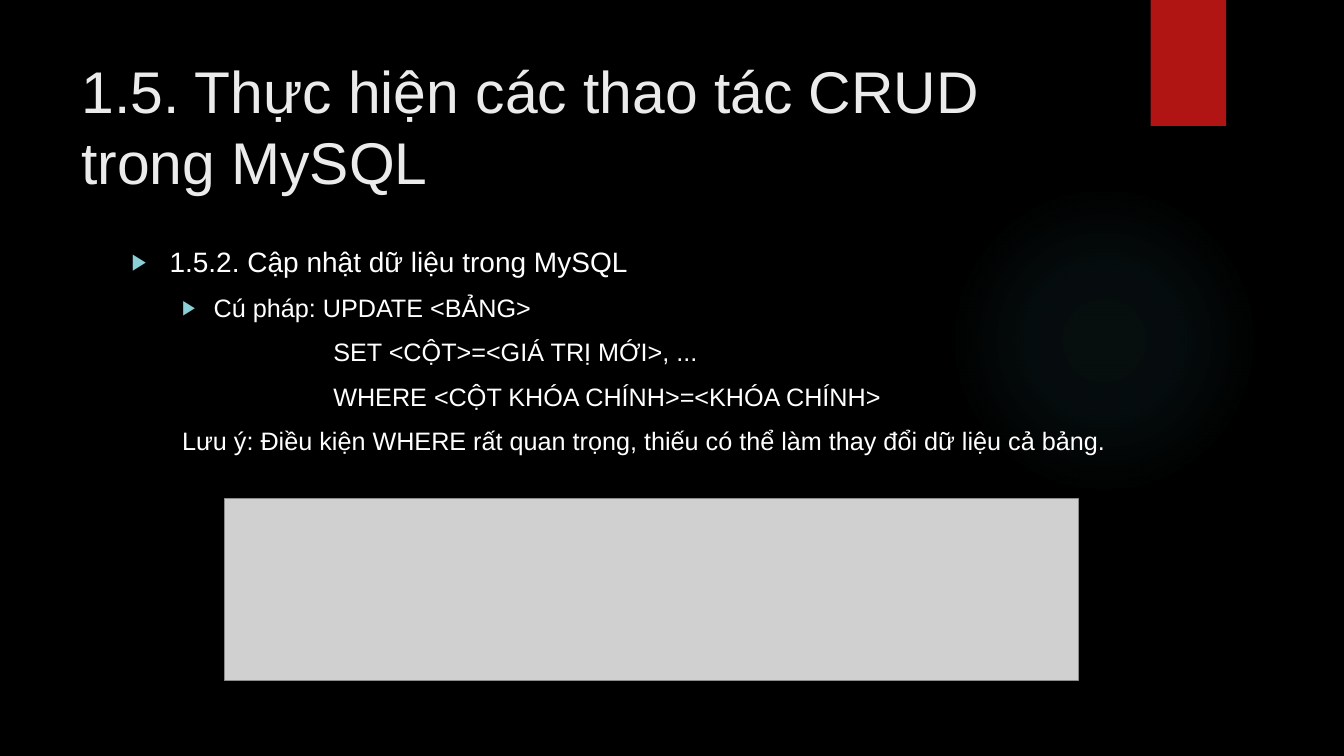
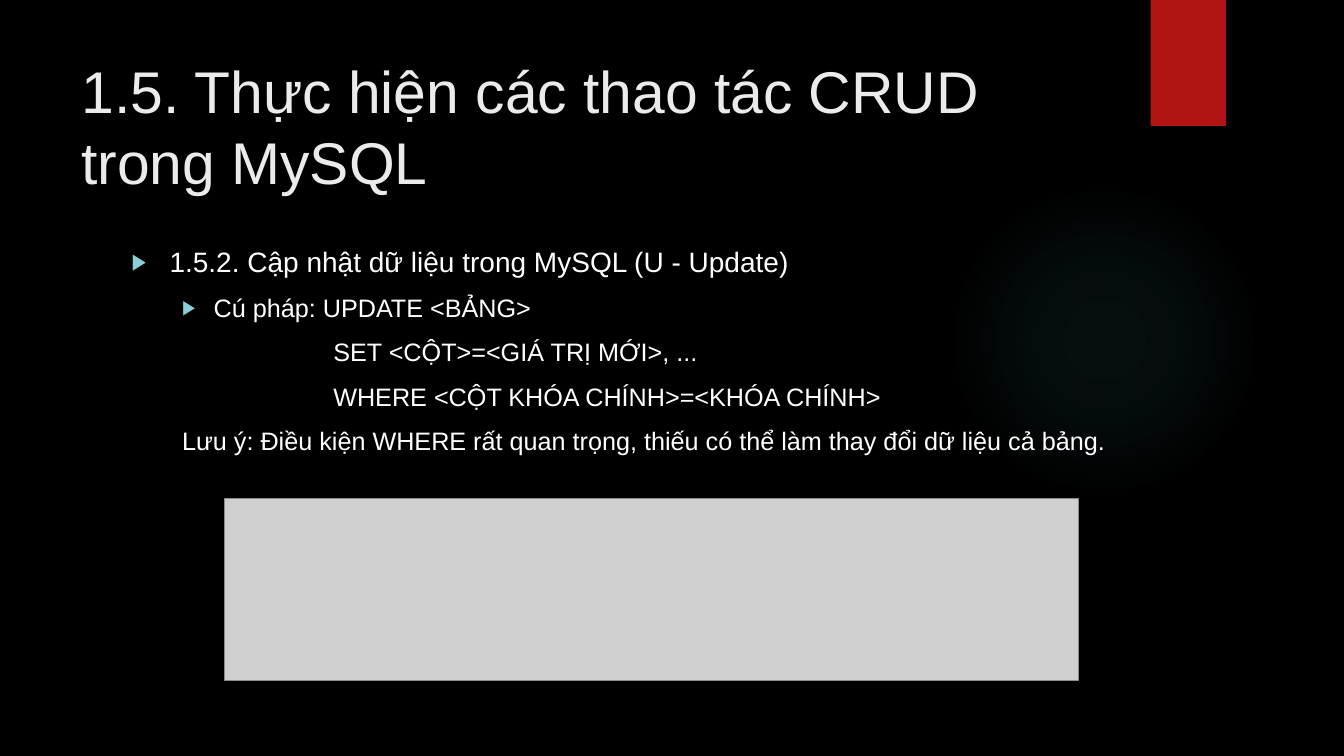
Before and after one commit to lequochai26/GDUTraining_Basic_Java_Web_Development, a slide deck: slide 34 of Slides/Day_6_1.pptx. Drawn at 1344x756 pixels with LibreOffice and Linux fonts; fonts in the diff are those of the drawing; grey boxes stand for pictures; background and template pictures are left out. Boxes give left, top, right and bottom in pixels: in the first picture for what was removed or moved away, otherwise in the second. Text is boxed around its words. In the diff, an @@ line names an element or a change of style, - is before the commit and + after.

Commit message:
Modified Day_6_1 slides.

```diff
--- a/Slides/Day_6_1.pptx
+++ b/Slides/Day_6_1.pptx
@@ text at bbox=[170, 251, 789, 277]: text changed @@
-▶ 1.5.2. Cập nhật dữ liệu trong MySQL
+▶ 1.5.2. Cập nhật dữ liệu trong MySQL (U - Update)
```
Also in this commit, not shown: 1 other slide changed, 1 slide added.
